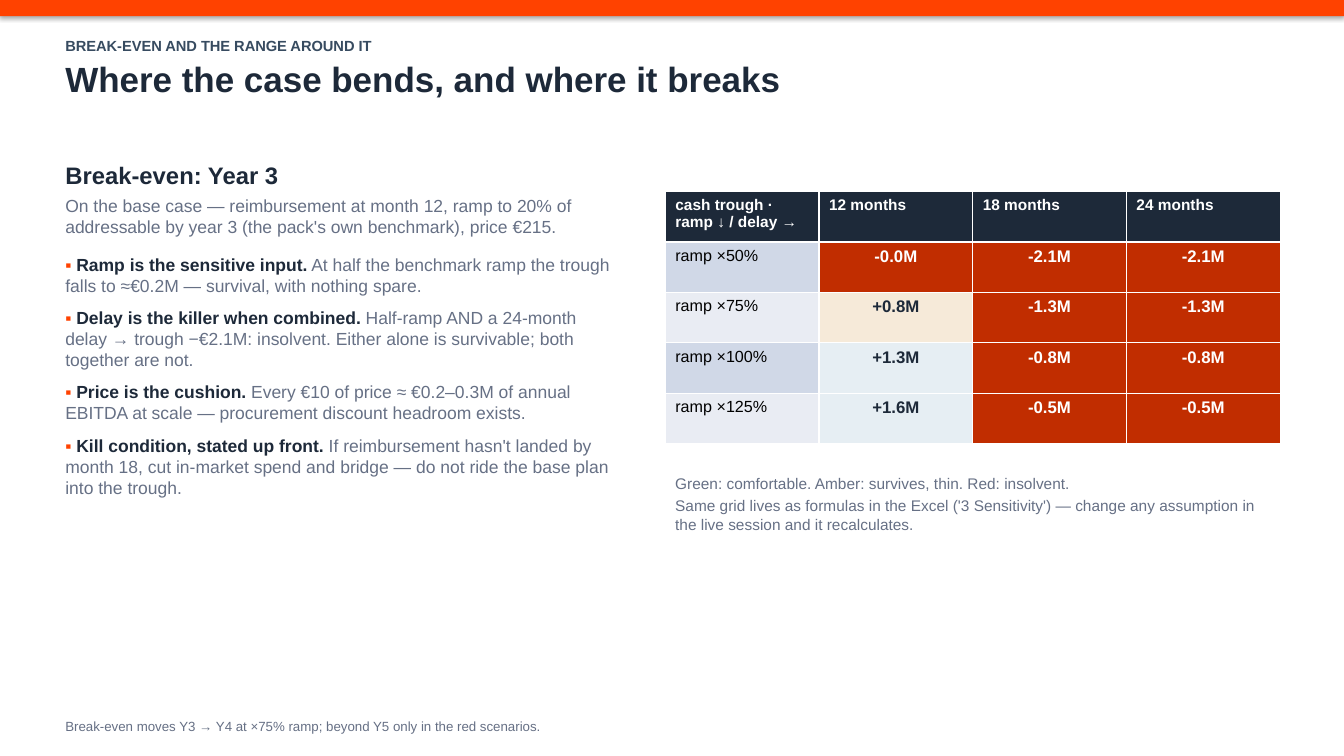
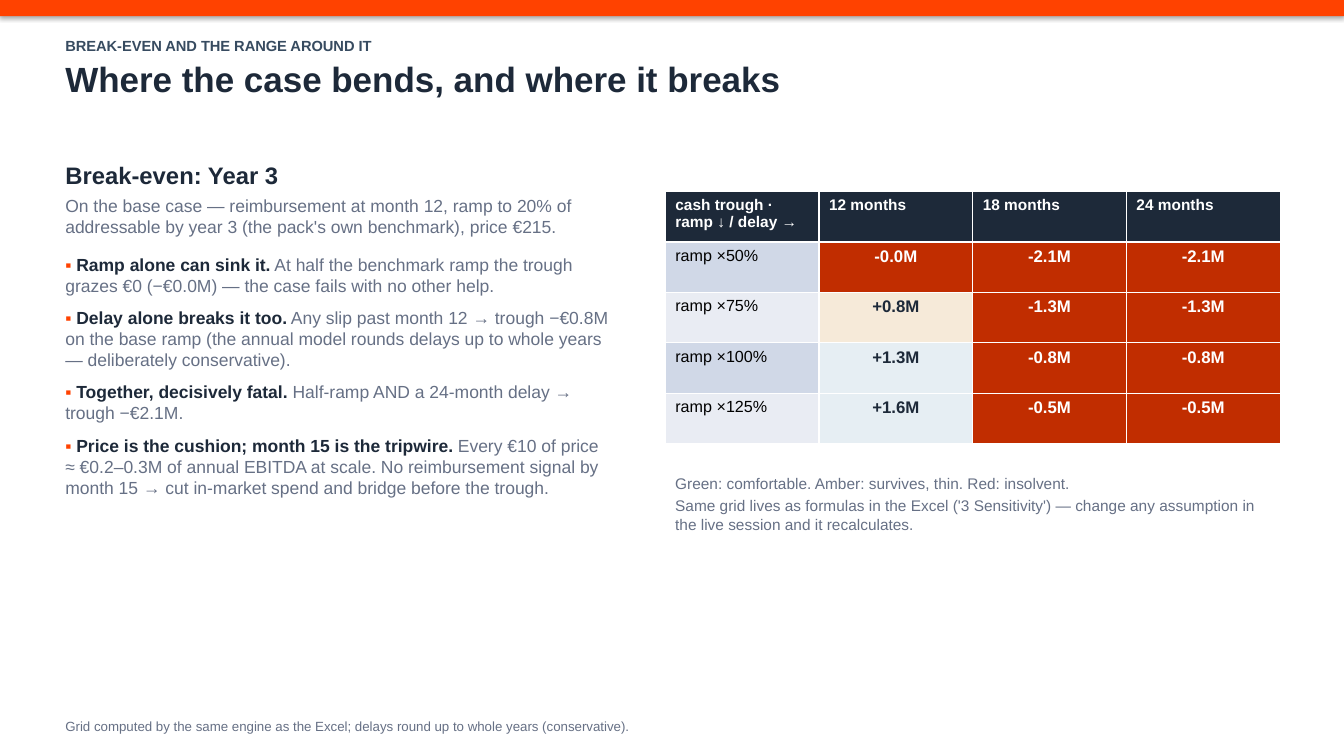
Before and after one commit to tomasbb0/market-runway, a slide deck: slide 4 of deliverables/Helix_Optics_Market_Entry_Deck.pptx. Drawn at 1344x756 pixels with LibreOffice and Linux fonts; fonts in the diff are those of the drawing. Boxes give left, top, right and bottom in pixels: in the first picture for what was removed or moved away, otherwise in the second. Text is boxed around its words. In the diff, an @@ line names an element or a change of style, - is before the commit and + after.

Commit message:
deck S4: bullets consistent with sensitivity grid

```diff
--- a/deliverables/Helix_Optics_Market_Entry_Deck.pptx
+++ b/deliverables/Helix_Optics_Market_Entry_Deck.pptx
@@ text at [65,258,608,498]: text changed @@
-▪ Ramp is the sensitive input. At half the benchmark ramp the trough falls to ≈€0.2M — survival, with nothing spare.
-▪ Delay is the killer when combined. Half-ramp AND a 24-month delay → trough −€2.1M: insolvent. Either alone is survivable; both together are not.
-▪ Price is the cushion. Every €10 of price ≈ €0.2–0.3M of annual EBITDA at scale — procurement discount headroom exists.
-▪ Kill condition, stated up front. If reimbursement hasn't landed by month 18, cut in-market spend and bridge — do not ride the base plan into the trough.
+▪ Ramp alone can sink it. At half the benchmark ramp the trough grazes €0 (−€0.0M) — the case fails with no other help.
+▪ Delay alone breaks it too. Any slip past month 12 → trough −€0.8M on the base ramp (the annual model rounds delays up to whole years — deliberately conservative).
+▪ Together, decisively fatal. Half-ramp AND a 24-month delay → trough −€2.1M.
+▪ Price is the cushion; month 15 is the tripwire. Every €10 of price ≈ €0.2–0.3M of annual EBITDA at scale. No reimbursement signal by month 15 → cut in-market spend and bridge before the trough.
@@ text at [65,721,629,734]: text changed @@
-Break-even moves Y3 → Y4 at ×75% ramp; beyond Y5 only in the red scenarios.
+Grid computed by the same engine as the Excel; delays round up to whole years (conservative).
```
Also in this commit, not shown: 1 other file.
